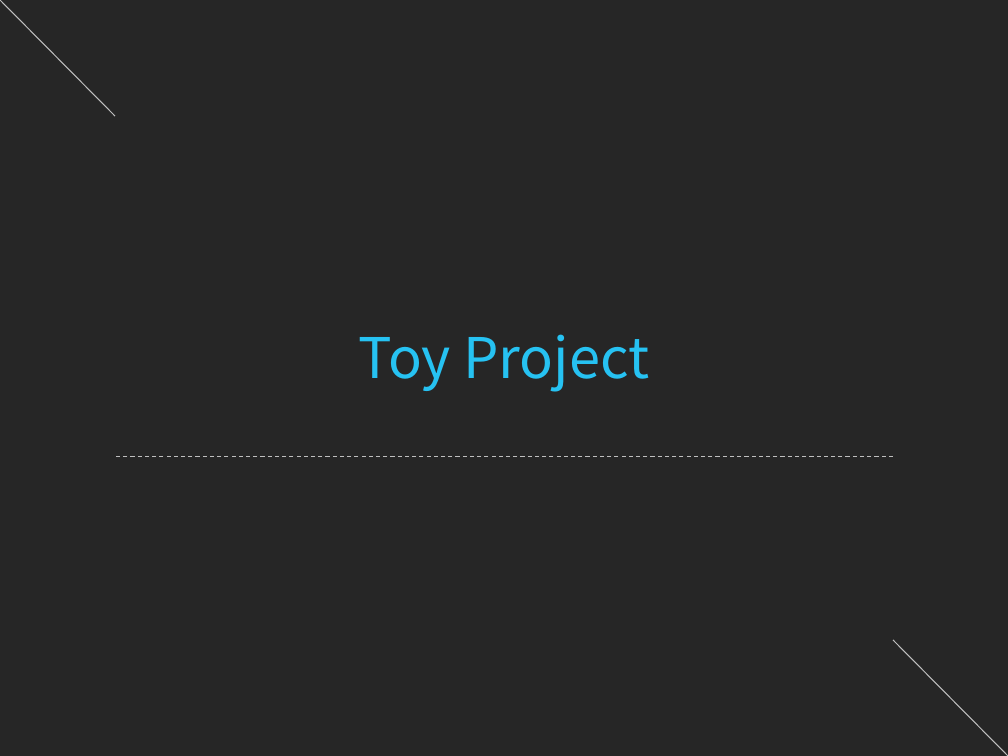
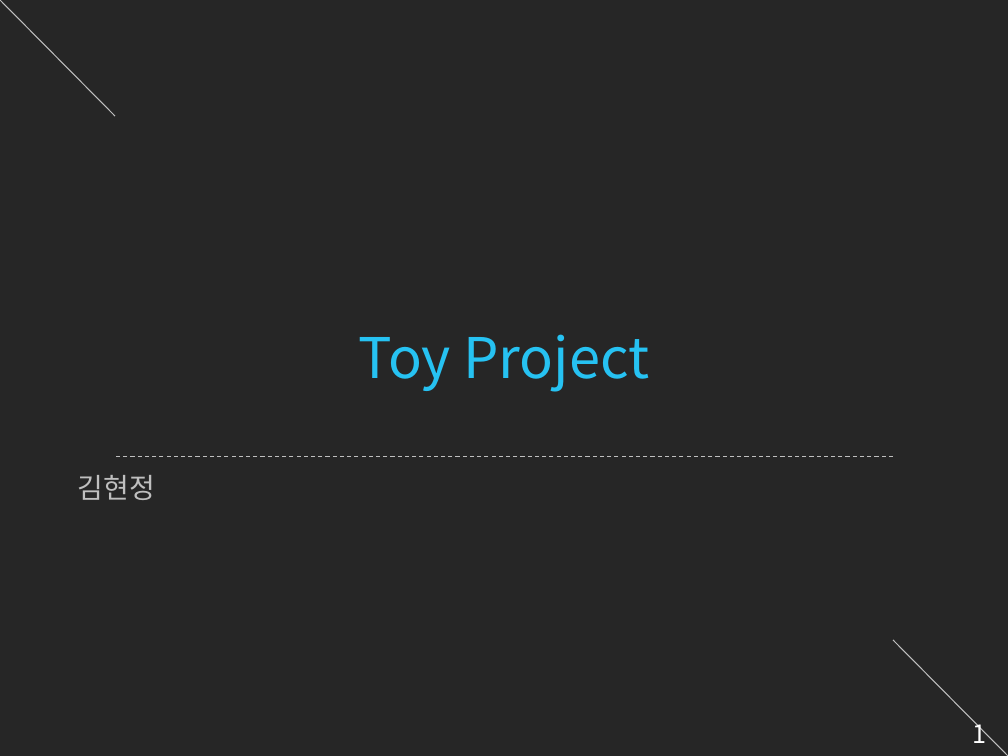
Before and after one commit to starlight97/Subingo, a slide deck: slide 1 of GDD/컨셉/컨셉.pptx. Drawn at 1008x756 pixels with LibreOffice and Linux fonts; fonts in the diff are those of the drawing. Boxes give left, top, right and bottom in pixels: in the first picture for what was removed or moved away, otherwise in the second. Text is boxed around its words. In the diff, an @@ line names an element or a change of style, - is before the commit and + after.

```diff
--- a/GDD/컨셉/컨셉.pptx
+++ b/GDD/컨셉/컨셉.pptx
@@ text added at (x1=78, y1=475, x2=155, y2=500), 20 pt, text #BFBFBF @@
+김현정
@@ page number added at (x1=972, y1=719, x2=986, y2=743), 18 pt, text #FFFFFF @@
+1
```
Also in this commit, not shown: 1 other slide changed, 7 slides added, 3 slides removed, 1 other file.
